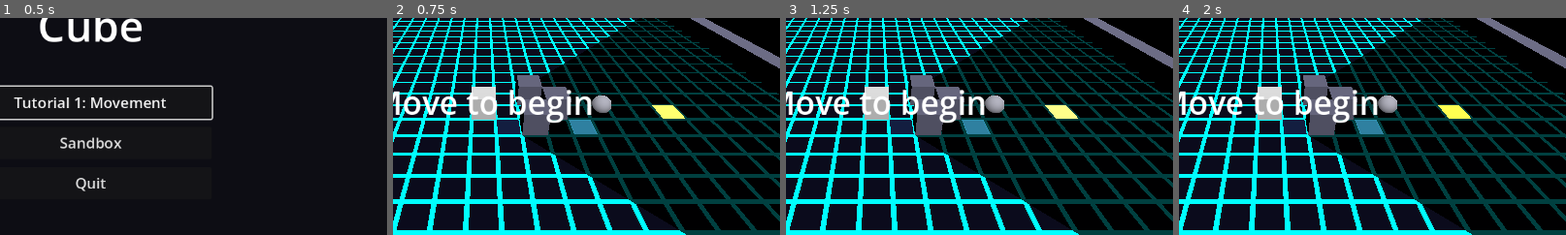
Above: before the commit, frames 1-4 (left to right).
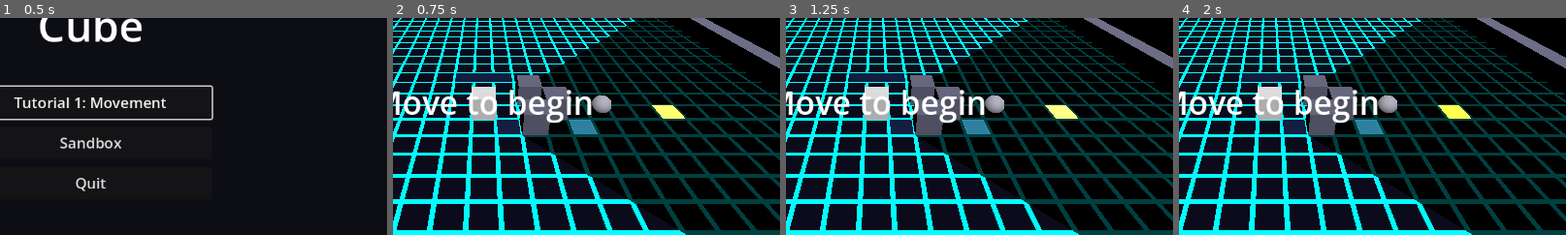
Above: after the commit, the same moments.

Repository: StevenLong/cube
Game: Godot game, scene res://main_menu.tscn
The game is run twice, just before and just after one commit, with the same random seed, the same clock (stepped at 60 frames per second) and the same inputs.
Inputs:
- Up to frame 1 (0.5 s): no input
- Up to frame 2 (0.75 s): click "Sandbox" at 0.5 s
- Up to frame 3 (1.25 s): no input
- Up to frame 4 (2 s): tap Enter at 1.25 s; hold Q (extend_depth_fwd) from 1.28 s (still down); hold V (blend) from 1.28 s (still down); tap Space (dodge) at 1.55 s
The pictures show only the part of the screen within x 38-88%, y 31-80%; the shares and areas given below are measured in that part.

Frame 1 is identical in both runs. In frame 2, 0.6% of the frame differs, in the area x 16-31%, y 25-30%; in frame 3, 0.6%; in frame 4, 0.6%.

Commit message:
Alert feedback, smarter investigate, and ink trail fixes
Alert readability:
- Billboarded ?/! glyph above the enemy, colour-matched to state, fading
  with visibility; scale-pop on every state change.
- INVESTIGATE cone is now a rotating 90 degree beacon that converges on the
  pursuit beam as detection climbs, so acquiring no longer snaps. Extracted
  _update_search_cone (also clears the confusable-local warnings).

Investigation behaviour:
- Noise routes to INVESTIGATE instead of SUSPICIOUS, so it goes to the source
  (knock lure) and footsteps no longer downgrade an active search to PATROL.
  Repeat noise while searching retargets and refreshes the dwell.
- Footprint search follows the freshest in-view print (toward the player) and
  eats the print underfoot so it cannot be lured back down a checked trail.

Ink trail:
- Footprints fade with age and clear (FOOTPRINT_FADE_TIME 12s); enemy only
  follows live prints.
- Slide ink contact is cell-based, fixing the lag where the overlap count
  trailed the dodge lerp and swallowed the first tiles of the trail.
- _build_ink_cells reads each puddle's box footprint, so multi-cell puddles
  work; added a 3-cell ink puddle to the sandbox.

Updated SPEC_graduated_detection.md for the noise -> INVESTIGATE change.

Diff:
--- a/enemy_sphere.gd
+++ b/enemy_sphere.gd
@@ -16,7 +16,6 @@
 const VIEW_CONE_COS := 0.766  # cos(40°), so an 80° total cone
 const FOOTPRINT_VIEW_RADIUS := 5.0
 const FOOTPRINT_VIEW_CONE_COS := 0.866  # cos(30°), so a 60° total cone
-const FOOTPRINT_VISIT_DIST := 0.6
 const FOOTPRINT_RETARGET_DIST := 0.3
 const TURN_RATE := 5.0  # rad/s — 180° in ~0.6s
 const TURN_CRAWL_FRACTION := 0.5  # min fraction of speed kept through sharp turns (no dead stop)
@@ -54,7 +53,11 @@
 const CONE_FOCUS_COS := 0.97         # half-angle cos when fully locked (~14 deg)
 const CONE_PATROL_ALPHA := 0.2       # cone opacity at detection 0
 const CONE_LOCKED_ALPHA := 0.6       # cone opacity at detection 1
-const CONE_SEARCH_ALPHA := 0.5       # 360 sweep opacity in INVESTIGATE
+const CONE_SEARCH_ALPHA := 0.5       # rotating search cone opacity in INVESTIGATE (lock 0)
+const CONE_SEARCH_HALF_COS := 0.7071 # cos(45°): a 90° rotating search cone in INVESTIGATE
+const CONE_SEARCH_SWEEP_RATE := 3.0  # rad/s the INVESTIGATE cone rotates (emergency-beacon sweep)
+const GLYPH_POP_SCALE := 1.6         # alert-glyph scale spike on a state change
+const GLYPH_POP_TIME := 0.25         # seconds the glyph pop decays over
 
 enum State { PATROL, SUSPICIOUS, INVESTIGATE, PURSUIT }
 
@@ -83,6 +86,9 @@
 var _visibility_alpha: float = 1.0
 var _visibility_initialized: bool = false
 var _debug_label: Label
+var _alert_glyph: Label3D
+var _investigate_sweep_angle: float = 0.0
+var _glyph_pop: float = 0.0
 
 @onready var _mesh: MeshInstance3D = $MeshInstance3D
 @onready var _hum_player: AudioStreamPlayer3D = $HumSound
@@ -97,6 +103,7 @@
 	_ground_material = get_node("../Ground/MeshInstance3D").get_surface_override_material(0)
 	_hum_player.stream = _make_hum_sound()
 	_hum_player.play()
+	_setup_alert_glyph()
 	_build_nav_grid()
 	if waypoints.size() > 0:
 		_set_path_to(waypoints[_target_idx])
@@ -137,19 +144,21 @@
 			if _detection >= DETECT_PURSUIT:
 				_enter_state(State.PURSUIT)
 			else:
-				if position.distance_to(_last_seen_pos) < FOOTPRINT_VISIT_DIST:
-					var cell := Vector2i(roundi(_last_seen_pos.x), roundi(_last_seen_pos.z))
-					_player.consume_footprints_in_cell(cell)
+				# Eat the print under our feet as we follow the trail, so the cells
+				# we have already checked can't lure us back the way we came.
+				_player.consume_footprints_in_cell(Vector2i(roundi(position.x), roundi(position.z)))
+				var advanced := false
 				if footprint_pos != Vector3.INF:
 					var nv := Vector2(footprint_pos.x, footprint_pos.z)
 					var cv := Vector2(_last_seen_pos.x, _last_seen_pos.z)
 					if nv.distance_to(cv) > FOOTPRINT_RETARGET_DIST:
 						_last_seen_pos = Vector3(footprint_pos.x, position.y, footprint_pos.z)
+						_set_path_to(_last_seen_pos)
 						_state_timer = 0.0
-						_set_path_to(_last_seen_pos)
-				else:
+						advanced = true
+				if not advanced:
 					_state_timer += delta
-				if _state == State.INVESTIGATE and _state_timer >= INVESTIGATE_TIMEOUT:
+				if _state_timer >= INVESTIGATE_TIMEOUT:
 					_enter_state(State.PATROL)
 				_investigate_move(delta)
 		State.PURSUIT:
@@ -167,7 +176,8 @@
 	var col := _state_color()
 	col.a = _visibility_alpha
 	_material.albedo_color = col
-	_update_cone_uniforms()
+	_update_cone_uniforms(delta)
+	_update_alert_glyph(delta)
 	_update_debug_label()
 
 
@@ -273,6 +283,7 @@
 	var was_pursuit := _state == State.PURSUIT
 	_state = new_state
 	_state_timer = 0.0
+	_glyph_pop = GLYPH_POP_TIME
 	if new_state == State.PATROL:
 		_target_idx = _closest_waypoint_idx()
 		_set_path_to(waypoints[_target_idx])
@@ -280,6 +291,11 @@
 		_set_path_to(_last_seen_pos)
 	if new_state == State.INVESTIGATE:
 		_set_path_to(_last_seen_pos)
+		# Start the search sweep aimed at the last-seen spot so the beam picks up
+		# where the suspicious cone left it, then rotates away.
+		var to_suspect := Vector2(_last_seen_pos.x - position.x, _last_seen_pos.z - position.z)
+		if to_suspect.length() > 0.001:
+			_investigate_sweep_angle = atan2(to_suspect.y, to_suspect.x)
 	if new_state == State.PURSUIT:
 		_set_path_to(_player.position)
 		_pursuit_repath_timer = PURSUIT_REPATH_INTERVAL
@@ -361,11 +377,20 @@
 
 
 func _on_sound_heard(origin: Vector2) -> void:
+	# A noise is a located clue, so go investigate the source (this is what makes
+	# knocking a usable lure). Pursuit ignores noise — already locked on. If we are
+	# already searching, retarget to the fresher sound and refresh the dwell rather
+	# than re-entering the state, which would re-pop the glyph and reseed the cone
+	# on every footstep.
 	if _state == State.PURSUIT:
 		return
 	_last_seen_pos = Vector3(origin.x, position.y, origin.y)
 	_detection = maxf(_detection, DETECT_NOISE_SEED)
-	_enter_state(State.SUSPICIOUS)
+	if _state == State.INVESTIGATE:
+		_state_timer = 0.0
+		_set_path_to(_last_seen_pos)
+	else:
+		_enter_state(State.INVESTIGATE)
 
 
 func _is_seeing_player() -> bool:
@@ -395,8 +420,10 @@
 
 
 func _visible_footprint_pos() -> Vector3:
-	# Returns the closest footprint with unobstructed LoS. INVESTIGATE scans
-	# 360° around the sphere; other states use the forward cone.
+	# Returns the freshest in-view footprint with unobstructed LoS, so the search
+	# heads up the trail toward the player instead of back down it. get_footprint_
+	# positions is oldest -> newest, so we walk it newest-first and take the first
+	# hit. INVESTIGATE scans 360° around the sphere; other states use the cone.
 	var positions: PackedVector2Array = _player.get_footprint_positions()
 	if positions.is_empty():
 		return Vector3.INF
@@ -411,13 +438,12 @@
 		forward /= fl
 	var origin := global_position
 	var space := get_world_3d().direct_space_state
-	var best_pos := Vector3.INF
-	var best_dist := INF
-	for p in positions:
+	for i in range(positions.size() - 1, -1, -1):
+		var p := positions[i]
 		var fp_world := Vector3(p.x, 0.05, p.y)
 		var delta_xz := Vector3(fp_world.x - origin.x, 0.0, fp_world.z - origin.z)
 		var dist := delta_xz.length()
-		if dist < 0.01 or dist > FOOTPRINT_VIEW_RADIUS or dist >= best_dist:
+		if dist < 0.01 or dist > FOOTPRINT_VIEW_RADIUS:
 			continue
 		if not skip_cone:
 			var dir := delta_xz / dist
@@ -426,16 +452,15 @@
 		var query := PhysicsRayQueryParameters3D.create(origin, fp_world)
 		query.collide_with_areas = false
 		if space.intersect_ray(query).is_empty():
-			best_pos = fp_world
-			best_dist = dist
-	return best_pos
+			return fp_world
+	return Vector3.INF
 
 
 func _investigate_move(delta: float) -> void:
 	_follow_path(delta, INVESTIGATE_SPEED_MULT, _last_seen_pos)
 
 
-func _update_cone_uniforms() -> void:
+func _update_cone_uniforms(delta: float) -> void:
 	var forward := -global_transform.basis.z
 	forward.y = 0.0
 	var fl := forward.length()
@@ -446,12 +471,7 @@
 	_ground_material.set_shader_parameter("cone_radius", VIEW_RADIUS)
 
 	if _state == State.INVESTIGATE:
-		# Lost the thread: full 360 search sweep. -1.0 makes the shader's dot test
-		# always pass.
-		_ground_material.set_shader_parameter("cone_dir", dir_2d)
-		_ground_material.set_shader_parameter("cone_half_angle_cos", -1.0)
-		_ground_material.set_shader_parameter("cone_color", _color_to_vec3(COLOR_INVESTIGATE))
-		_ground_material.set_shader_parameter("cone_alpha", CONE_SEARCH_ALPHA * _visibility_alpha)
+		_update_search_cone(delta)
 		return
 
 	# Visual ladder: the cone is the detection fill. As _detection rises it
@@ -472,6 +492,30 @@
 	_ground_material.set_shader_parameter("cone_alpha", alpha * _visibility_alpha)
 
 
+func _update_search_cone(delta: float) -> void:
+	# Active search: a 90° cone sweeps the floor like a rotating beacon. As
+	# certainty (lock) climbs back toward pursuit the sweep slows and stops, the
+	# cone narrows toward the focus beam, slides orange -> red, and homes on the
+	# suspect. At lock 1 this matches the PURSUIT branch exactly, so the handoff
+	# is a continuous focus rather than a snap.
+	var lock := clampf((_detection - DETECT_SUSPICIOUS) / (DETECT_PURSUIT - DETECT_SUSPICIOUS), 0.0, 1.0)
+	_investigate_sweep_angle += CONE_SEARCH_SWEEP_RATE * (1.0 - lock) * delta
+	var sweep_dir := Vector2(cos(_investigate_sweep_angle), sin(_investigate_sweep_angle))
+	var aim := sweep_dir
+	var to_suspect := Vector2(_last_seen_pos.x - position.x, _last_seen_pos.z - position.z)
+	if to_suspect.length() > 0.05:
+		var blended := sweep_dir.lerp(to_suspect.normalized(), lock)
+		if blended.length() > 0.01:
+			aim = blended.normalized()
+	var half_cos := lerpf(CONE_SEARCH_HALF_COS, CONE_FOCUS_COS, lock)
+	var col := COLOR_INVESTIGATE.lerp(COLOR_PURSUIT, lock)
+	var alpha := lerpf(CONE_SEARCH_ALPHA, CONE_LOCKED_ALPHA, lock)
+	_ground_material.set_shader_parameter("cone_dir", aim)
+	_ground_material.set_shader_parameter("cone_half_angle_cos", half_cos)
+	_ground_material.set_shader_parameter("cone_color", _color_to_vec3(col))
+	_ground_material.set_shader_parameter("cone_alpha", alpha * _visibility_alpha)
+
+
 func _detection_color(d: float) -> Color:
 	if d < 0.5:
 		return COLOR_PATROL.lerp(COLOR_SUSPICIOUS, d / 0.5)
@@ -480,6 +524,51 @@
 
 func _color_to_vec3(c: Color) -> Vector3:
 	return Vector3(c.r, c.g, c.b)
+
+
+func _setup_alert_glyph() -> void:
+	# Billboarded ? / ! above the sphere. Hidden on patrol; reads alert state from
+	# any angle. Fades with _visibility_alpha so it never leaks the enemy's
+	# position when the player has no line of sight (matches the mesh).
+	_alert_glyph = Label3D.new()
+	_alert_glyph.text = ""
+	_alert_glyph.position = Vector3(0.0, 0.95, 0.0)
+	_alert_glyph.billboard = BaseMaterial3D.BILLBOARD_ENABLED
+	_alert_glyph.pixel_size = 0.01
+	_alert_glyph.font_size = 64
+	_alert_glyph.outline_size = 12
+	_alert_glyph.outline_modulate = Color.BLACK
+	_alert_glyph.visible = false
+	add_child(_alert_glyph)
+
+
+func _update_alert_glyph(delta: float) -> void:
+	if _alert_glyph == null:
+		return
+	_glyph_pop = maxf(_glyph_pop - delta, 0.0)
+	var glyph := ""
+	var col := COLOR_PATROL
+	match _state:
+		State.SUSPICIOUS:
+			glyph = "?"
+			col = COLOR_SUSPICIOUS
+		State.INVESTIGATE:
+			glyph = "?"
+			col = COLOR_INVESTIGATE
+		State.PURSUIT:
+			glyph = "!"
+			col = COLOR_PURSUIT
+	if glyph == "":
+		_alert_glyph.visible = false
+		return
+	_alert_glyph.visible = true
+	_alert_glyph.text = glyph
+	col.a = _visibility_alpha
+	_alert_glyph.modulate = col
+	_alert_glyph.outline_modulate = Color(0.0, 0.0, 0.0, _visibility_alpha)
+	# Scale spike on state change: starts at GLYPH_POP_SCALE and eases back to 1.
+	var s := 1.0 + (GLYPH_POP_SCALE - 1.0) * (_glyph_pop / GLYPH_POP_TIME)
+	_alert_glyph.scale = Vector3(s, s, s)
 
 
 func _build_nav_grid() -> void:
--- a/main.tscn
+++ b/main.tscn
@@ -75,6 +75,12 @@
 
 [sub_resource type="BoxShape3D" id="BoxShape3D_Puddle"]
 size = Vector3(0.85, 0.5, 0.85)
+
+[sub_resource type="PlaneMesh" id="PlaneMesh_PuddleWide"]
+size = Vector2(2.9, 0.9)
+
+[sub_resource type="BoxShape3D" id="BoxShape3D_PuddleWide"]
+size = Vector3(2.85, 0.5, 0.85)
 
 [sub_resource type="BoxMesh" id="BoxMesh_PerimeterNS"]
 size = Vector3(30, 1, 1)
@@ -349,3 +355,15 @@
 
 [node name="CollisionShape3D" type="CollisionShape3D" parent="WaterPuddle/Area3D"]
 shape = SubResource("BoxShape3D_Puddle")
+
+[node name="PuddleWide" type="MeshInstance3D" parent="."]
+transform = Transform3D(1, 0, 0, 0, 1, 0, 0, 0, 1, 0, 0.01, -3)
+mesh = SubResource("PlaneMesh_PuddleWide")
+surface_material_override/0 = SubResource("StandardMaterial3D_Ink")
+
+[node name="Area3D" type="Area3D" parent="PuddleWide" groups=["ink_puddles"]]
+collision_layer = 16
+collision_mask = 2
+
+[node name="CollisionShape3D" type="CollisionShape3D" parent="PuddleWide/Area3D"]
+shape = SubResource("BoxShape3D_PuddleWide")
--- a/player.gd
+++ b/player.gd
@@ -13,6 +13,7 @@
 const WAVE_DURATION := 0.4
 const MAX_WAVES := 8
 const MAX_FOOTPRINTS := 64
+const FOOTPRINT_FADE_TIME := 12.0  # seconds for a deposited print to fade out and clear
 const MAX_WALLS := 16
 const SLIDE_SUBSAMPLES := 4
 const FOCUS_SMOOTH_RATE := 25.0
@@ -68,6 +69,7 @@
 var _face_marks: Array[bool] = [false, false, false, false, false, false]
 var _puddle_overlap_count: int = 0
 var _water_overlap_count: int = 0
+var _ink_cells: Dictionary = {}
 var _orient: Basis = Basis.IDENTITY
 
 @onready var _step_player: AudioStreamPlayer = $StepSound
@@ -106,6 +108,34 @@
 	for water in get_tree().get_nodes_in_group("water_puddles"):
 		water.area_entered.connect(_on_water_entered)
 		water.area_exited.connect(_on_water_exited)
+	_build_ink_cells()
+
+
+func _build_ink_cells() -> void:
+	# Record every cell an ink puddle covers, so ink contact reads off the current
+	# position rather than the Area3D overlap count (which lags the render-frame
+	# position lerp during a dodge and would swallow the first tiles of the trail).
+	# Reads each puddle's BoxShape3D footprint, so multi-cell puddles and clusters
+	# of adjacent puddles both work. Assumes axis-aligned boxes, like the walls.
+	_ink_cells.clear()
+	for puddle in get_tree().get_nodes_in_group("ink_puddles"):
+		var area := puddle as Area3D
+		if area == null:
+			continue
+		var center := area.global_position
+		var box: BoxShape3D = null
+		for child in area.get_children():
+			if child is CollisionShape3D:
+				center = child.global_position
+				box = child.shape as BoxShape3D
+				break
+		if box == null:
+			_ink_cells[Vector2i(roundi(center.x), roundi(center.z))] = true
+			continue
+		var half := box.size * 0.5
+		for cx in range(ceili(center.x - half.x), floori(center.x + half.x) + 1):
+			for cz in range(ceili(center.z - half.z), floori(center.z + half.z) + 1):
+				_ink_cells[Vector2i(cx, cz)] = true
 
 
 func _on_contact(area: Area3D) -> void:
@@ -381,6 +411,7 @@
 
 
 func _process(delta: float) -> void:
+	_decay_footprints(delta)
 	for i in range(_waves.size() - 1, -1, -1):
 		_waves[i].t = minf(_waves[i].t + delta / WAVE_DURATION, 1.0)
 		if _waves[i].t >= 1.0:
@@ -415,7 +446,8 @@
 		var current_cell := Vector2i(roundi(position.x), roundi(position.z))
 		if current_cell != _slide_last_cell:
 			_slide_last_cell = current_cell
-			if _face_marks[_down_face_id()]:
+			_check_ink_contact()
+			if not _ink_cells.has(current_cell) and _face_marks[_down_face_id()]:
 				_deposit_streak_cell(current_cell)
 		if _dodge_t >= 1.0:
 			_dodging = false
@@ -487,7 +519,9 @@
 
 
 func _check_ink_contact() -> void:
-	if _puddle_overlap_count <= 0:
+	# Cell-based so it stays in sync with a fast dodge slide (the Area3D overlap
+	# count lags the position lerp). Inks the current down face on an ink cell.
+	if not _ink_cells.has(Vector2i(roundi(position.x), roundi(position.z))):
 		return
 	var face: int = _down_face_id()
 	if _face_marks[face]:
@@ -522,9 +556,7 @@
 func _deposit_streak_cell(cell: Vector2i) -> void:
 	# Spread SLIDE_SUBSAMPLES footprints across this cell along the slide
 	# direction so adjacent cells merge into a continuous streak instead of
-	# discrete blobs.
-	if _puddle_overlap_count > 0:
-		return
+	# discrete blobs. The caller gates this on the cell being off-ink.
 	var dir := Vector2(_slide_dir.x, _slide_dir.y)
 	for i in SLIDE_SUBSAMPLES:
 		var t: float = -0.375 + i * 0.25
@@ -537,6 +569,19 @@
 	if _footprints.size() >= MAX_FOOTPRINTS:
 		_footprints.pop_front()
 	_footprints.append({ "position": pos, "alpha": 1.0 })
+
+
+func _decay_footprints(delta: float) -> void:
+	# Prints fade with age (oldest reach zero first) and clear when spent. Drives
+	# both the visual fade and the enemy trail, which only follows live prints.
+	if _footprints.is_empty():
+		return
+	var fade := delta / FOOTPRINT_FADE_TIME
+	for i in range(_footprints.size() - 1, -1, -1):
+		_footprints[i].alpha -= fade
+		if _footprints[i].alpha <= 0.0:
+			_footprints.remove_at(i)
+	_update_footprint_uniforms()
 
 
 func _update_footprint_uniforms() -> void:
Not shown, changed: SPEC_graduated_detection.md
